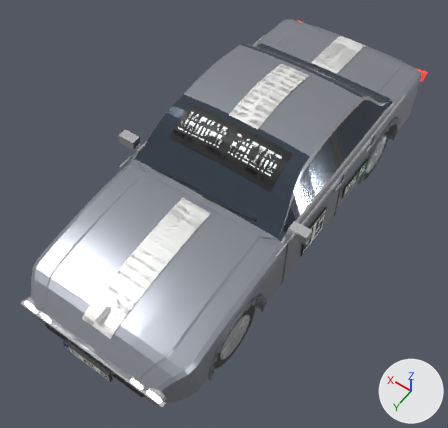
A saved change to the glTF model assets/cars/harcourt/harcourt.glb.
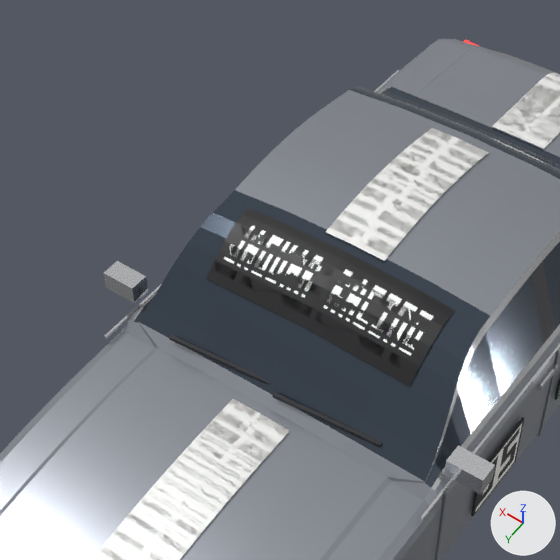
Each version is shown whole from a 50 mm lens placed at (-2.26, 3.47, 5.32), pointed at (-0.03, 0.36, 0.43), then close up on the part from 15% to 77% of the width and 0% to 65% of the height. The axes (+X, +Y, +Z) are drawn at lower right. The lights are the same throughout. The older version's two pictures come first. Where no turn or scale is listed for an object, it has been applied to the vertices. Vertices at exactly the same position are counted once.

The first close-up shows 'body.017', 'livery.016'.
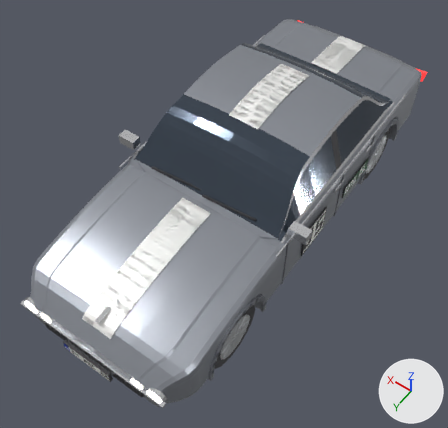
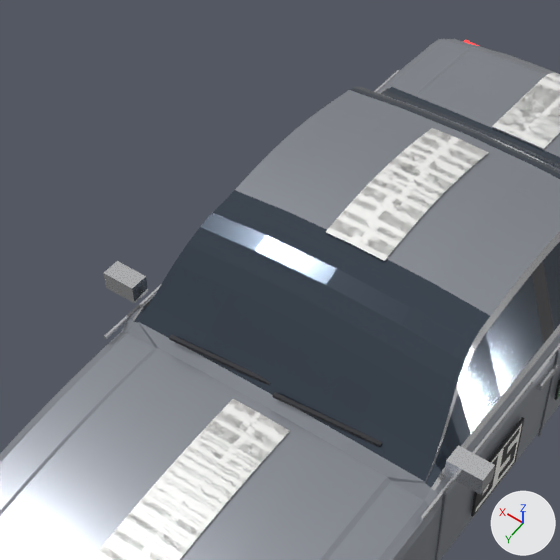
The change, as JSON lines over the scene's bpy script:
```json
{"block": "me_livery_022", "where": "# used by ob_livery_016; location = (0.0, 0.0, 0.0)"}
{"op": "remove", "block": "me_livery_022", "code": "me_livery_022.from_pydata(...)  # 3147 vertices, 6264 faces; spans x -0.92..0.92, y -2.33..2.12, z 0.39..1.45"}
{"op": "add", "block": "me_livery_022", "code": "me_livery_022.from_pydata(...)  # 2553 vertices, 5080 faces; spans x -0.92..0.92, y -2.33..2.12, z 0.39..1.45"}
{"block": "me_livery_022", "change": "me_livery_022 part 1: the loose piece of 594 vertices spanning x -0.56..0.56, y 0.07..0.41, z 1.19..1.4 is deleted"}
{"op": "remove", "block": "me_livery_022", "code": "me_livery_022.materials.append(mat_harcourt_banner)  # picture img_harcourt_banner"}
```

Changed parts and their boxes [x1, y1, x2, y2] in the close-ups (560 x 560 px):
```json
{"part": 1, "of": "me_livery_022", "change": "deleted", "before": [206, 208, 455, 387]}
```
